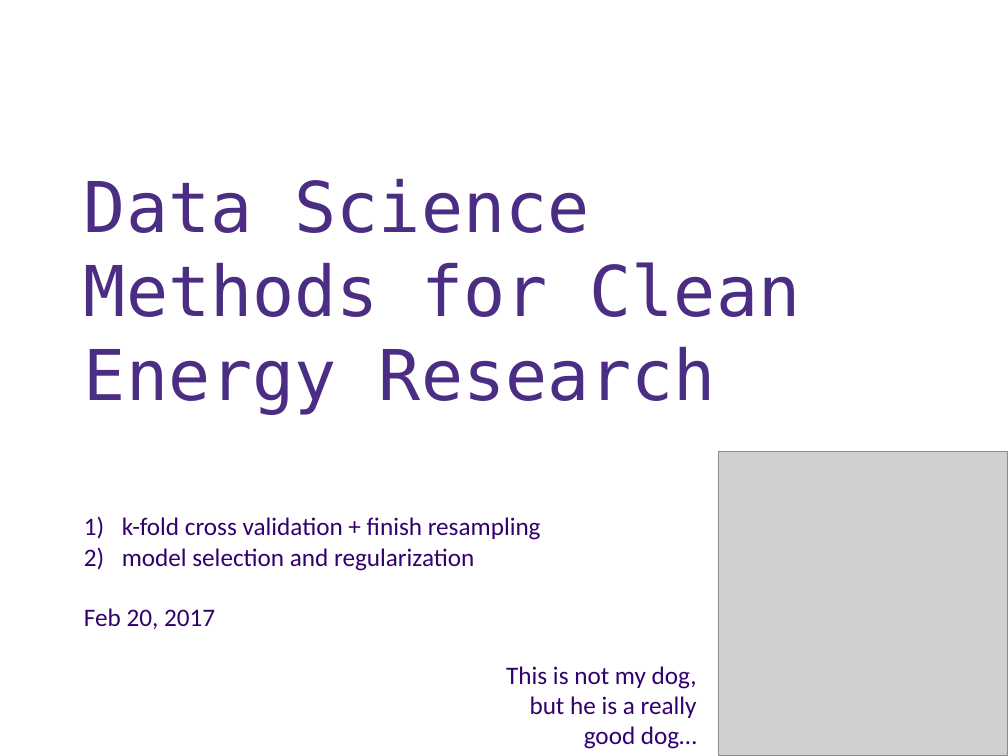
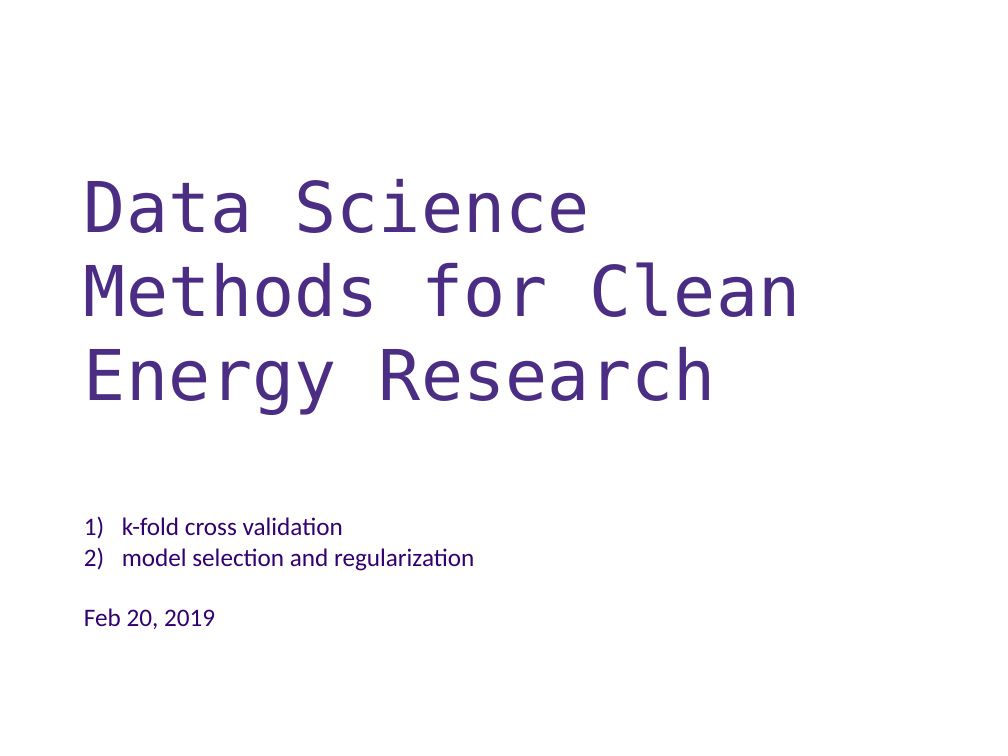
Before and after one commit to UWDIRECT/UWDIRECT.github.io, a slide deck: slide 1 of Wi19_content/DSMCER/L8_SubsetRegularization.pptx. Drawn at 1008x756 pixels with LibreOffice and Linux fonts; fonts in the diff are those of the drawing; grey boxes stand for pictures; background and template pictures are left out. Boxes give left, top, right and bottom in pixels: in the first picture for what was removed or moved away, otherwise in the second. Text is boxed around its words. In the diff, an @@ line names an element or a change of style, - is before the commit and + after.

```diff
--- a/Wi19_content/DSMCER/L8_SubsetRegularization.pptx
+++ b/Wi19_content/DSMCER/L8_SubsetRegularization.pptx
@@ picture removed at [719,452,1008,756] @@
@@ text at [122,517,343,536]: text changed @@
-1) k-fold cross validation + finish resampling
+1) k-fold cross validation
@@ text at [84,608,215,629]: text changed @@
-Feb 20, 2017
+Feb 20, 2019
@@ text removed at [506,666,697,749] @@
-This is not my dog, but he is a really good dog…
```
Also in this commit, not shown: 1 other file.
